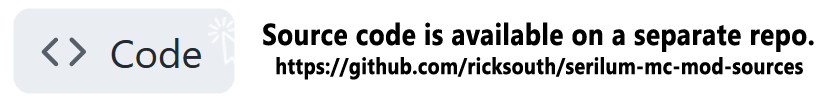
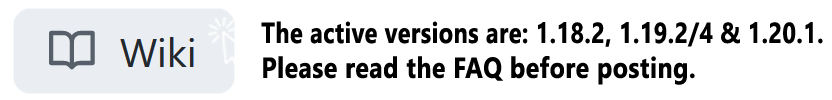
Two versions of the same layered image (832x100). Layer-by-layer changes:
showed group "FAQ" (3 layers) over [41, 21, 823, 85]
renamed "The active versions are: 1.18.2, 1.19.2 & 1.19.3." to "The active versions are: 1.18.2, 1.19.2/4 & 1.20.1.", painted on it over [261, 21, 823, 47]
hid group "Source Code" (3 layers) over [41, 21, 814, 85]
